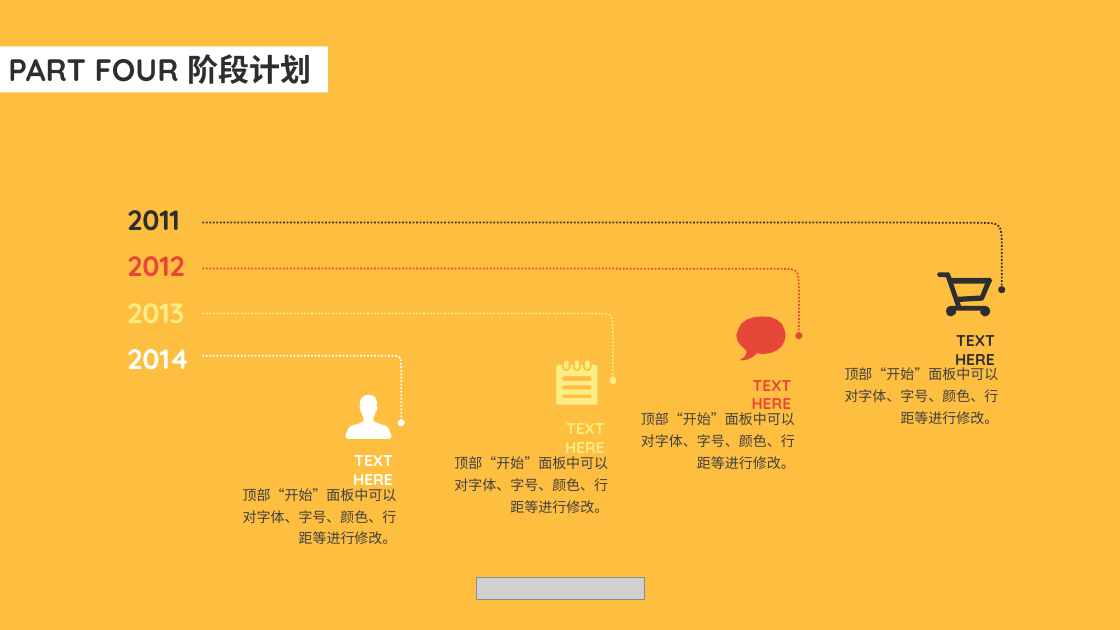
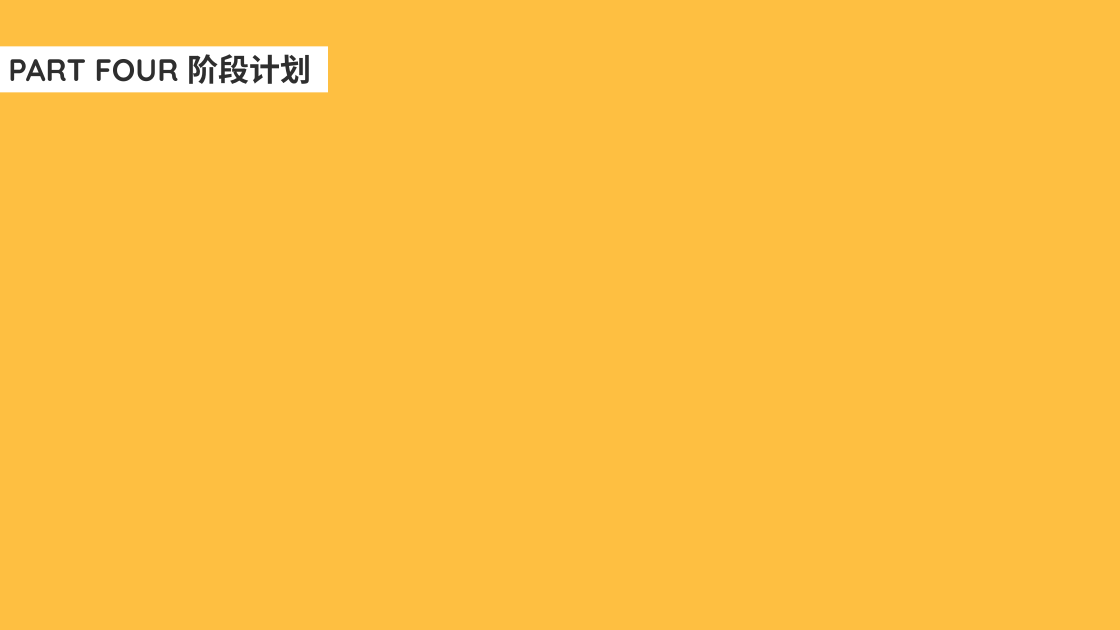
Before and after one commit to Linda-Tan/hello-world, a slide deck: slide 16 of config-repo/技术分享.pptx (slide 17 before the commit). Drawn at 1120x630 pixels with LibreOffice and Linux fonts; fonts in the diff are those of the drawing; grey boxes stand for pictures. Boxes give left, top, right and bottom in pixels: in the first picture for what was removed or moved away, otherwise in the second. Text is boxed around its words. In the diff, an @@ line names an element or a change of style, - is before the commit and + after.

```diff
--- a/config-repo/技术分享.pptx
+++ b/config-repo/技术分享.pptx
@@ text removed at (127,210,180,231) @@
-2011
@@ freeform shape removed at (202,222,1002,290) @@
@@ text removed at (127,256,184,276) @@
-2012
@@ freeform shape removed at (202,269,798,336) @@
@@ freeform shape removed at (937,272,992,316) @@
@@ freeform shape removed at (202,313,613,380) @@
@@ freeform shape removed at (736,317,786,360) @@
@@ text removed at (127,349,189,370) @@
-2014
@@ freeform shape removed at (202,355,401,422) @@
@@ text removed at (955,335,995,369) @@
-TEXT HERE
@@ freeform shape removed at (556,360,597,404) @@
@@ text removed at (752,380,792,414) @@
-TEXT HERE
@@ text removed at (845,367,999,424) @@
-顶部“开始”面板中可以对字体、字号、颜色、行距等进行修改。
@@ freeform shape removed at (346,395,391,438) @@
@@ text removed at (641,412,795,469) @@
-顶部“开始”面板中可以对字体、字号、颜色、行距等进行修改。
@@ text removed at (565,442,605,458) @@
-TEXT HERE
@@ text removed at (353,455,393,490) @@
-TEXT HERE
@@ text removed at (454,456,608,513) @@
-顶部“开始”面板中可以对字体、字号、颜色、行距等进行修改。
@@ text removed at (243,488,397,544) @@
-顶部“开始”面板中可以对字体、字号、颜色、行距等进行修改。
@@ picture removed at (476,577,644,599) @@
```
Also in this commit, not shown: 3 other slides changed, 3 slides removed, 1 other file.
